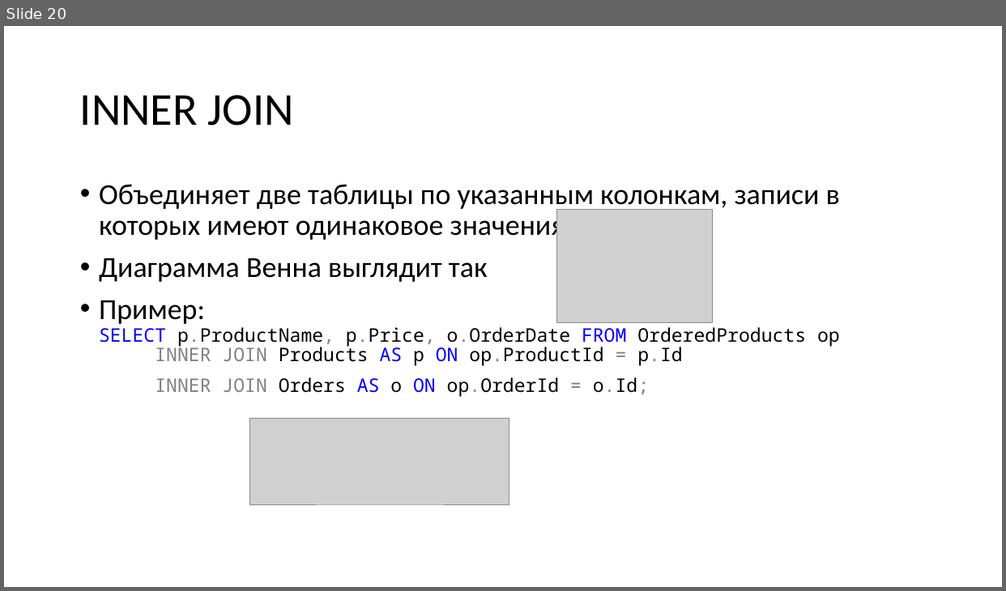
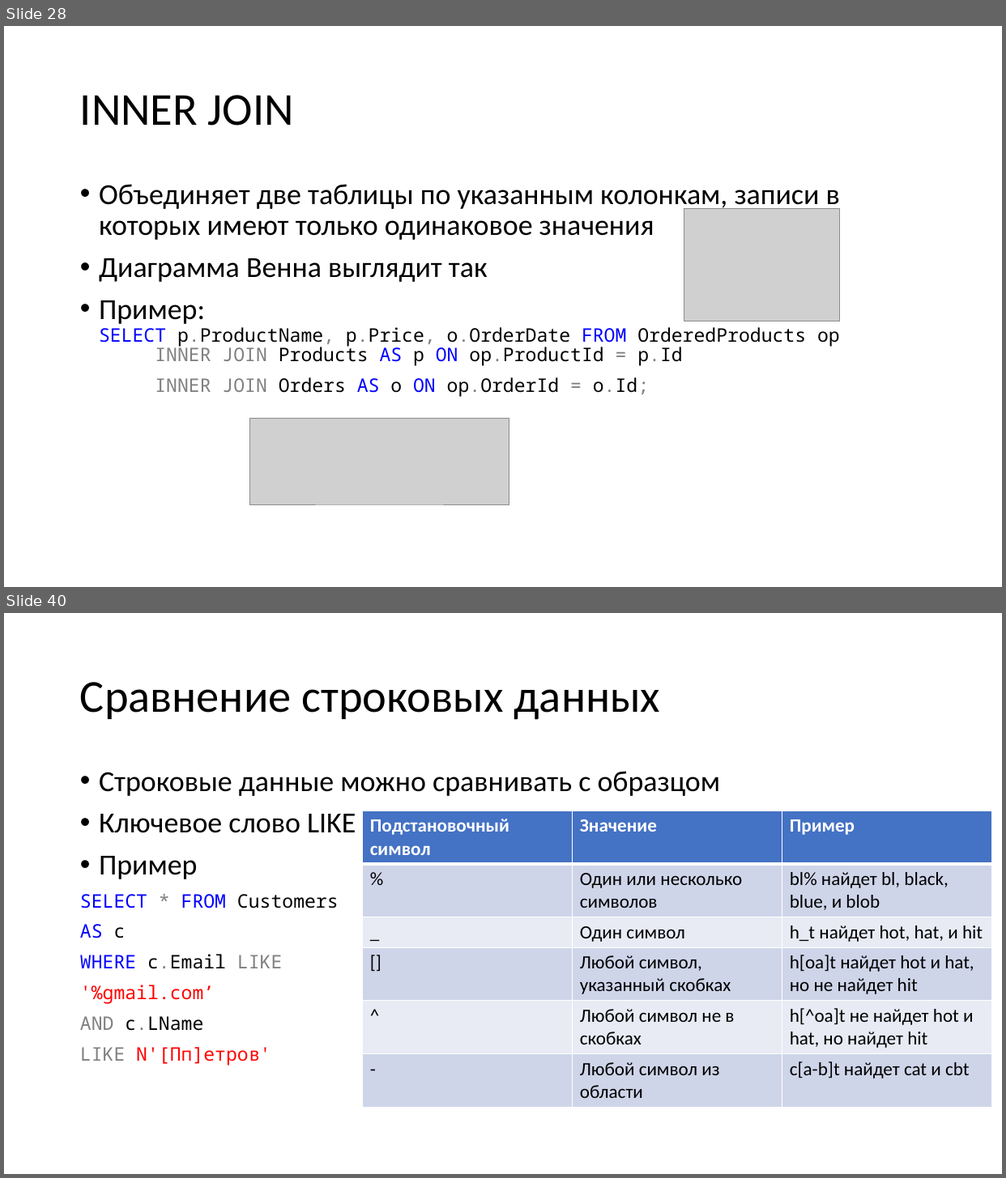
Before and after one commit to dmitriykuptsov/SQL, a slide deck: sql.pptx. Shown one above the other, each under a label of ours: slide 20 before the commit, slides 28 and 40 after it; the slides between them are not shown. The pictures are 1006x591 and 1006x1178 pixels, drawn with LibreOffice and Linux fonts; fonts in the diff are those of the drawing; grey boxes stand for pictures. Boxes give left, top, right and bottom in pixels: in the first picture for what was removed or moved away, otherwise in the second. Text is boxed around its words. In the diff, an @@ line names an element or a change of style, - is before the commit and + after.

```diff
--- a/sql.pptx
+++ b/sql.pptx
@@ slide 40 added at box(4, 613, 1002, 1174), background #FFFFFF @@
@@ title added at box(80, 682, 660, 720), 44 pt, text #000000 @@
+Сравнение строковых данных
@@ text added at box(80, 771, 720, 1065), 18 pt, text #000000 @@
+• Строковые данные можно сравнивать с образцом
+• Ключевое слово LIKE
+• Пример
+SELECT * FROM Customers
+AS c
+WHERE c.Email LIKE
+'%gmail.com’
+AND c.LName
+LIKE N'[Пп]етров'
@@ table added at box(363, 811, 991, 1103), 6 rows, 3 columns @@
+Подстановочный символ | Значение | Пример
+% | Один или несколько символов | bl% найдет bl, black, blue, и blob
+_ | Один символ | h_t найдет hot, hat, и hit
+[] | Любой символ, указанный скобках | h[oa]t найдет hot и hat, но не найдет hit
+^ | Любой символ не в скобках | h[^oa]t не найдет hot и hat, но найдет hit
+- | Любой символ из области | c[a-b]t найдет cat и cbt
@@ what was slide 20 is now slide 28 @@
@@ slide 28 changed as well @@
@@ text at box(99, 184, 840, 240): text changed @@
-• Объединяет две таблицы по указанным колонкам, записи в которых имеют одинаковое значения
+• Объединяет две таблицы по указанным колонкам, записи в которых имеют только одинаковое значения
@@ picture: place and size @@
-picture at box(556, 210, 712, 323)
+picture at box(684, 209, 840, 322)
```
Also in this commit, not shown: 6 other slides changed, 46 other slides added, 3 other files.
